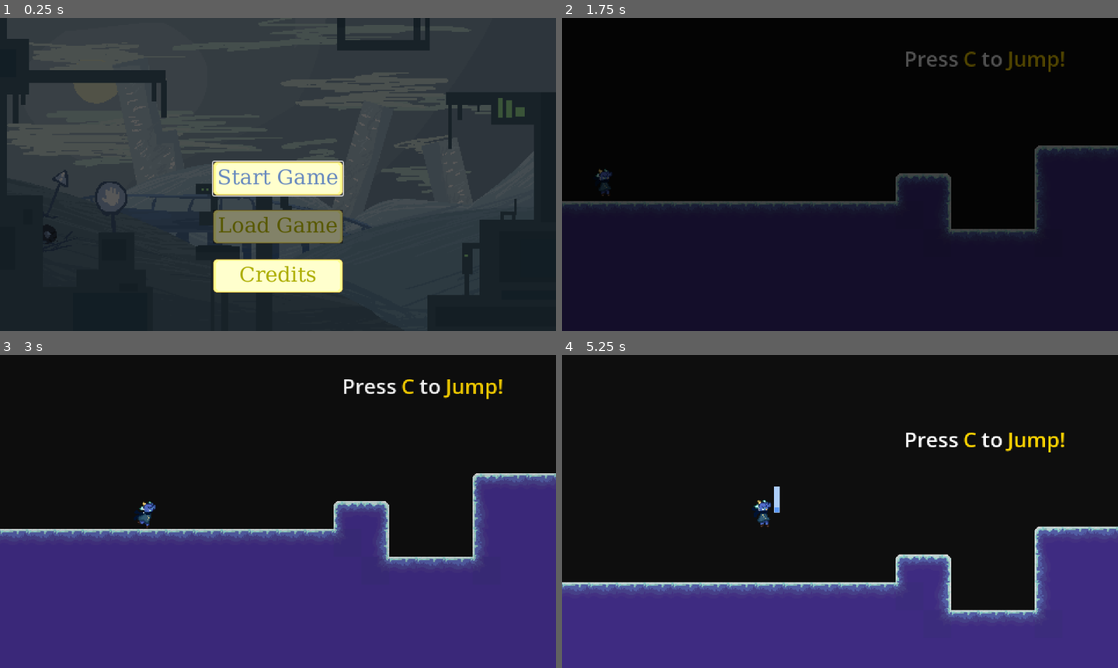
Above: before the commit, frames 1-4 (two rows, left to right).
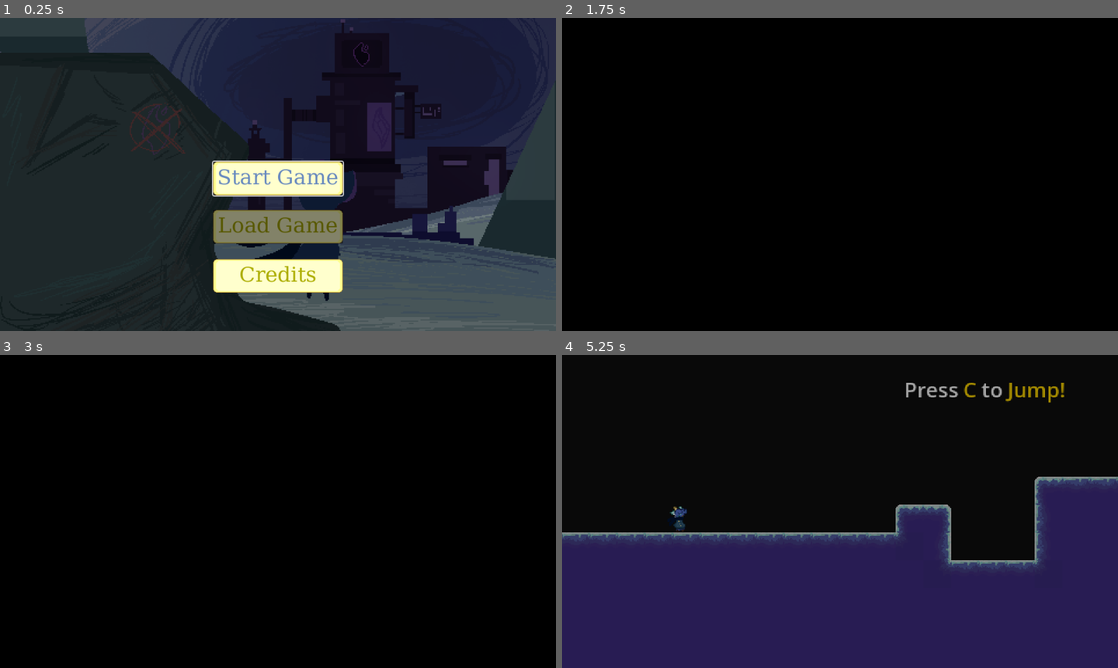
Above: after the commit, the same moments.

Repository: luminous-sky/2026-Fall-Game-Jam
Game: Godot game, scene res://menu/main_menu.tscn
Two runs of this game, one before a commit and one after it. Both use one fixed random seed, a clock stepped at 60 frames per second and the inputs below. This scene is started directly instead of the project's main scene. Video files are missing from this copy of the repository; at most half a second of black plays in their place.
Inputs (mouse positions are in pixels of both pictures, inside the frame that each line leads up to):
- Up to frame 1 (0.25 s): no input
- Up to frame 2 (1.75 s): click "Start Game" at 0.5 s; click "Start Game" at 1.25 s
- Up to frame 3 (3 s): move the mouse to (400, 495) at 2.02 s; hold Right (move_right) from 2.03 s (still down); tap X (dash) at 2.1 s; tap C (jump) at 2.27 s; move the mouse to (166, 527) at 2.77 s; tap Z (interact) at 2.85 s
- Up to frame 4 (5.25 s): tap C (jump) at 3.02, 4.52 s; move the mouse to (895, 442) at 3.52 s; release Right (move_right) at 3.53 s; hold Left (move_left) 3.53-4.28 s; tap X (dash) at 3.6, 5.1 s; move the mouse to (812, 574) at 4.27 s; hold Right (move_right) from 4.28 s (still down); tap Z (interact) at 4.35 s; move the mouse to (1006, 558) at 5.02 s

The runs differ from the first frame. In frame 1, 54% of the frame differs, in the area x 0-100%, y 0-100%; in frame 2, 44%; in frame 3, 47%; in frame 4, 47%.

Commit message:
Add cutscene, update main menu
Add the introductory cutscene when starting a new game.

Update the main menu background to use a proper background instead of a placeholder one.

Diff:
--- /dev/null
+++ b/src/cutscenes/cutscene.gd
@@ -0,0 +1,9 @@
+class_name Cutscene
+extends Control
+
+
+@export_file("*.tscn") var next_scene: String
+
+
+func _on_video_stream_player_finished() -> void:
+	Transition.transition_scene(next_scene, 2.0)
--- /dev/null
+++ b/src/cutscenes/intro_cutscene.tscn
@@ -0,0 +1,27 @@
+[gd_scene format=3 uid="uid://dhuyit4dtnt64"]
+
+[ext_resource type="VideoStream" uid="uid://cpvmjy5pehob1" path="res://assets/cutscene/intro.ogv" id="1_cx0yq"]
+[ext_resource type="Script" uid="uid://2pjsuqj6jbor" path="res://cutscenes/cutscene.gd" id="1_swneu"]
+
+[node name="IntroCutscene" type="Control" unique_id=1670136209]
+layout_mode = 3
+anchors_preset = 15
+anchor_right = 1.0
+anchor_bottom = 1.0
+grow_horizontal = 2
+grow_vertical = 2
+script = ExtResource("1_swneu")
+next_scene = "uid://cquqvc4da7olt"
+
+[node name="VideoStreamPlayer" type="VideoStreamPlayer" parent="." unique_id=1008477971]
+layout_mode = 1
+anchors_preset = 15
+anchor_right = 1.0
+anchor_bottom = 1.0
+grow_horizontal = 2
+grow_vertical = 2
+stream = ExtResource("1_cx0yq")
+autoplay = true
+expand = true
+
+[connection signal="finished" from="VideoStreamPlayer" to="." method="_on_video_stream_player_finished"]
--- a/src/lvl_1.tscn
+++ /dev/null
@@ -1,46 +0,0 @@
-[gd_scene format=3 uid="uid://4cqsxvjrdwps"]
-
-[ext_resource type="Texture2D" uid="uid://7bv6dchaqvw0" path="res://assets/world/background_1.png" id="1_okdh5"]
-[ext_resource type="PackedScene" uid="uid://cjlqupnnv4qfc" path="res://platforms/one_way_platform.tscn" id="2_clg6b"]
-[ext_resource type="PackedScene" uid="uid://deoxfbibexelg" path="res://orb/orb.tscn" id="3_t6wp4"]
-[ext_resource type="PackedScene" uid="uid://wwyd25gqit03" path="res://player/player.tscn" id="4_bcbm8"]
-
-[node name="lvl1" type="Node2D" unique_id=989410229]
-
-[node name="Sprite2D" type="Sprite2D" parent="." unique_id=1656993787]
-position = Vector2(158, -91)
-scale = Vector2(2.6109376, 2.8157408)
-texture = ExtResource("1_okdh5")
-
-[node name="OneWayPlatform" parent="." unique_id=331782779 instance=ExtResource("2_clg6b")]
-position = Vector2(-433, 256)
-
-[node name="OneWayPlatform2" parent="." unique_id=67469332 instance=ExtResource("2_clg6b")]
-position = Vector2(-369, 254)
-
-[node name="OneWayPlatform3" parent="." unique_id=62021301 instance=ExtResource("2_clg6b")]
-position = Vector2(-305, 253)
-
-[node name="OneWayPlatform4" parent="." unique_id=1726882723 instance=ExtResource("2_clg6b")]
-position = Vector2(-167, 172)
-
-[node name="OneWayPlatform5" parent="." unique_id=487407367 instance=ExtResource("2_clg6b")]
-position = Vector2(-166, 63)
-
-[node name="OneWayPlatform6" parent="." unique_id=833004973 instance=ExtResource("2_clg6b")]
-position = Vector2(-20, 9)
-
-[node name="OneWayPlatform7" parent="." unique_id=2100504597 instance=ExtResource("2_clg6b")]
-position = Vector2(147, -18)
-
-[node name="OneWayPlatform8" parent="." unique_id=1916250561 instance=ExtResource("2_clg6b")]
-position = Vector2(158, -169)
-
-[node name="OneWayPlatform9" parent="." unique_id=1795874593 instance=ExtResource("2_clg6b")]
-position = Vector2(321, -102)
-
-[node name="Orb" parent="." unique_id=272773964 instance=ExtResource("3_t6wp4")]
-position = Vector2(-305, 134)
-
-[node name="Player" parent="." unique_id=1360005317 instance=ExtResource("4_bcbm8")]
-position = Vector2(-402, 160)
--- a/src/menu/main_menu.gd
+++ b/src/menu/main_menu.gd
@@ -23,8 +23,3 @@
 
 			button.pressed.emit()
 			continue
-
-
-# Called every frame. 'delta' is the elapsed time since the previous frame.
-func _process(delta: float) -> void:
-	pass
--- a/src/menu/main_menu.tscn
+++ b/src/menu/main_menu.tscn
@@ -1,12 +1,76 @@
 [gd_scene format=3 uid="uid://bap46m1qc7wvs"]
 
-[ext_resource type="Texture2D" uid="uid://7bv6dchaqvw0" path="res://assets/world/background_1.png" id="1_chmv6"]
 [ext_resource type="Script" uid="uid://bim0dx8jk46iv" path="res://menu/main_menu.gd" id="1_o5w3e"]
+[ext_resource type="Texture2D" uid="uid://cmfif76yoxhwx" path="res://assets/title_screen.png" id="2_0tw43"]
 [ext_resource type="Texture2D" uid="uid://blih03joc84y2" path="res://assets/world/button_norm.png" id="2_f5okj"]
 [ext_resource type="Script" uid="uid://byd37a22a36x" path="res://menu/start_button.gd" id="3_1x3cv"]
 [ext_resource type="Script" uid="uid://dx8gio1ordf1p" path="res://menu/credits_button.gd" id="5_jc45y"]
 [ext_resource type="Script" uid="uid://d1vn4ebt53oub" path="res://menu/load_button.gd" id="5_s8mfa"]
 
+[sub_resource type="AtlasTexture" id="AtlasTexture_youj7"]
+atlas = ExtResource("2_0tw43")
+region = Rect2(0, 0, 480, 270)
+
+[sub_resource type="AtlasTexture" id="AtlasTexture_l5uyn"]
+atlas = ExtResource("2_0tw43")
+region = Rect2(480, 0, 480, 270)
+
+[sub_resource type="AtlasTexture" id="AtlasTexture_8qj3r"]
+atlas = ExtResource("2_0tw43")
+region = Rect2(960, 0, 480, 270)
+
+[sub_resource type="AtlasTexture" id="AtlasTexture_k5y3h"]
+atlas = ExtResource("2_0tw43")
+region = Rect2(1440, 0, 480, 270)
+
+[sub_resource type="AtlasTexture" id="AtlasTexture_k17ts"]
+atlas = ExtResource("2_0tw43")
+region = Rect2(1920, 0, 480, 270)
+
+[sub_resource type="AtlasTexture" id="AtlasTexture_1vfm6"]
+atlas = ExtResource("2_0tw43")
+region = Rect2(2400, 0, 480, 270)
+
+[sub_resource type="AtlasTexture" id="AtlasTexture_23ste"]
+atlas = ExtResource("2_0tw43")
+region = Rect2(2880, 0, 480, 270)
+
+[sub_resource type="AtlasTexture" id="AtlasTexture_b06p2"]
+atlas = ExtResource("2_0tw43")
+region = Rect2(3360, 0, 480, 270)
+
+[sub_resource type="SpriteFrames" id="SpriteFrames_w81ou"]
+animations = [{
+"frames": [{
+"duration": 1.0,
+"texture": SubResource("AtlasTexture_youj7")
+}, {
+"duration": 1.0,
+"texture": SubResource("AtlasTexture_l5uyn")
+}, {
+"duration": 1.0,
+"texture": SubResource("AtlasTexture_8qj3r")
+}, {
+"duration": 1.0,
+"texture": SubResource("AtlasTexture_k5y3h")
+}, {
+"duration": 1.0,
+"texture": SubResource("AtlasTexture_k17ts")
+}, {
+"duration": 1.0,
+"texture": SubResource("AtlasTexture_1vfm6")
+}, {
+"duration": 1.0,
+"texture": SubResource("AtlasTexture_23ste")
+}, {
+"duration": 1.0,
+"texture": SubResource("AtlasTexture_b06p2")
+}],
+"loop": 1,
+"name": &"default",
+"speed": 4.0
+}]
+
 [sub_resource type="SystemFont" id="SystemFont_moqhw"]
 font_names = PackedStringArray("Monospace")
 
@@ -24,23 +88,23 @@
 script = ExtResource("1_o5w3e")
 default_button = NodePath("StartButton")
 
-[node name="Background" type="TextureRect" parent="." unique_id=158455079]
-layout_mode = 1
-anchors_preset = 15
-anchor_right = 1.0
-anchor_bottom = 1.0
-grow_horizontal = 2
-grow_vertical = 2
-texture = ExtResource("1_chmv6")
+[node name="Background" type="AnimatedSprite2D" parent="." unique_id=1908704148]
+position = Vector2(480, 270)
+scale = Vector2(2, 2)
+sprite_frames = SubResource("SpriteFrames_w81ou")
+autoplay = "default"
 
 [node name="Shade" type="ColorRect" parent="Background" unique_id=1386424257]
-layout_mode = 1
-anchors_preset = 15
-anchor_right = 1.0
-anchor_bottom = 1.0
-grow_horizontal = 2
-grow_vertical = 2
-color = Color(0, 0, 0, 0.64705884)
+anchors_preset = 15
+anchor_right = 1.0
+anchor_bottom = 1.0
+offset_left = -240.0
+offset_top = -135.0
+offset_right = -240.0
+offset_bottom = -135.0
+grow_horizontal = 2
+grow_vertical = 2
+color = Color(0, 0, 0, 0.49019608)
 
 [node name="StartButton" type="Button" parent="." unique_id=1848703030]
 z_index = 1
@@ -64,7 +128,7 @@
 text = "Start Game"
 flat = true
 script = ExtResource("3_1x3cv")
-next_scene = "uid://cquqvc4da7olt"
+next_scene = "uid://dhuyit4dtnt64"
 
 [node name="NinePatchRect" type="NinePatchRect" parent="StartButton" unique_id=1334905078]
 z_index = -1
Binary file added: src/assets/title_screen.png
Not shown, added: src/assets/title_screen.png.import
Not shown, added: src/cutscenes/cutscene.gd.uid
